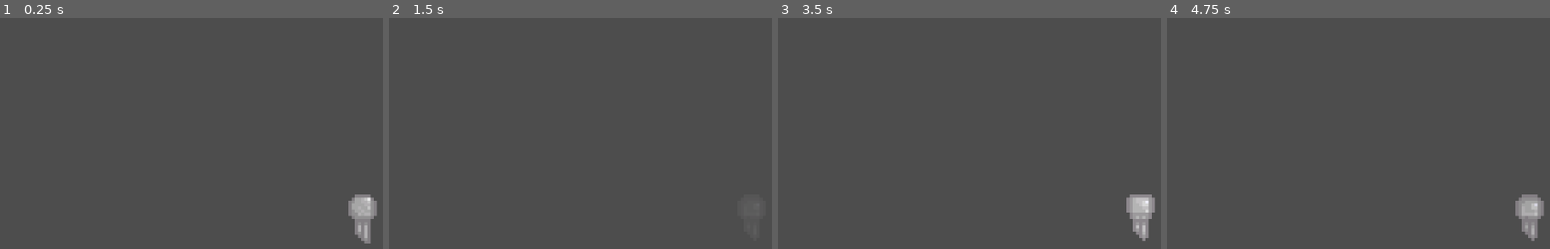
Above: before the commit, frames 1-4 (left to right).
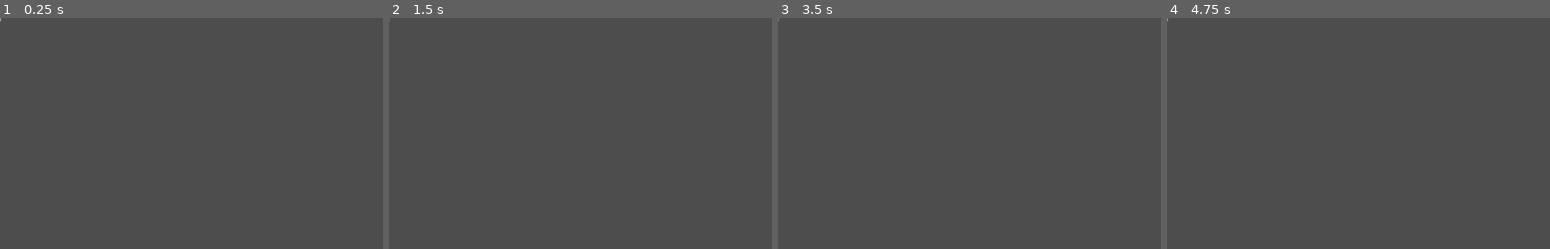
Above: after the commit, the same moments.

Repository: Maximistr/ludum
Game: Godot game, scene res://jellyfishes/title_card_jellyfish.tscn
Same seed, same stepped clock (60 frames per second), same inputs: the game is played once before the commit and once after it. This scene is started directly instead of the project's main scene.
Inputs:
- Up to frame 1 (0.25 s): no input
- Up to frame 2 (1.5 s): tap Enter at 0.5 s; tap Space at 1.25 s
- Up to frame 3 (3.5 s): tap Enter at 2 s; tap Space at 2.75 s
- Up to frame 4 (4.75 s): no input

The runs differ from the first frame. In frame 1, 1.1% of the frame differs, in the area x 0-99%, y 0-98%; in frame 2, less than 0.1%; in frame 3, 1.1%; in frame 4, 1.0%.

Commit message:
jellyfish
enemy jellyfishes all kinds

Diff:
--- a/jellyfishes/green_jelly.tscn
+++ b/jellyfishes/green_jelly.tscn
@@ -75,9 +75,9 @@
 "duration": 1.0,
 "texture": SubResource("AtlasTexture_t58ip")
 }],
-"loop": true,
+"loop": false,
 "name": &"death",
-"speed": 9.0
+"speed": 9.49
 }, {
 "frames": [{
 "duration": 1.0,
@@ -112,7 +112,6 @@
 height = 12.0
 
 [node name="GreenJelly" type="CharacterBody2D"]
-position = Vector2(236, 42)
 script = ExtResource("1_2usmx")
 metadata/_edit_vertical_guides_ = [-900.0, 277.0]
 metadata/_edit_horizontal_guides_ = [30.0]
@@ -121,7 +120,7 @@
 sprite_frames = SubResource("SpriteFrames_r1bbq")
 animation = &"idle"
 autoplay = "idle"
-frame_progress = 0.511185
+frame_progress = 0.646331
 
 [node name="body_area" type="Area2D" parent="."]
 
--- a/jellyfishes/pink_jelly.tscn
+++ b/jellyfishes/pink_jelly.tscn
@@ -77,7 +77,7 @@
 }],
 "loop": true,
 "name": &"death",
-"speed": 9.5
+"speed": 9.49
 }, {
 "frames": [{
 "duration": 1.0,
@@ -97,7 +97,7 @@
 }],
 "loop": true,
 "name": &"idle",
-"speed": 6.0
+"speed": 7.5
 }]
 
 [sub_resource type="CapsuleShape2D" id="CapsuleShape2D_8wrxv"]
@@ -108,15 +108,16 @@
 size = Vector2(9, 0)
 
 [node name="PinkJelly" type="CharacterBody2D"]
+position = Vector2(7.86781e-06, 7.62939e-06)
 scale = Vector2(3, 3)
 script = ExtResource("1_8ode3")
 
 [node name="Sprite" type="AnimatedSprite2D" parent="."]
-position = Vector2(0, 1)
+position = Vector2(0, 0.999997)
 sprite_frames = SubResource("SpriteFrames_g2475")
 animation = &"idle"
 autoplay = "idle"
-frame_progress = 0.285045
+frame_progress = 0.403989
 
 [node name="body_area" type="Area2D" parent="."]
 position = Vector2(1, 3)
--- a/jellyfishes/title_card_jellyfish.gd
+++ b/jellyfishes/title_card_jellyfish.gd
@@ -1,34 +1,22 @@
 extends CharacterBody2D
 var allow_fade_out := true
-
-
-
-func _ready() -> void:
-	$Sprite/Timer.start()
-	_fade_loop()
+var g = true
 
 
 func _process(delta: float) -> void:
-	#$Sprite.modulate.a = $Sprite/Timer.time_left
-	if allow_fade_out:
-		$Sprite.modulate.a = $Sprite/Timer.time_left / $Sprite/Timer.wait_time
-
-func fade_in():
-	$Sprite/Timer.start()
-	await $Sprite/Timer.timeout
-	while $Sprite/Timer.time_left > 0:
-		$Sprite.modulate.a = 1.0 - ($Sprite/Timer.time_left / $Sprite/Timer.wait_time)
-		await get_tree().process_frame
-	$Sprite.modulate.a = 1.0
-#func _on_Timer_timeout():
-	#$Sprite/Timer.stop()
-	#allow_fade_out = false
-	#await fade_in()
-func _fade_loop():
-	while true:
-		allow_fade_out = true
-		$Sprite/Timer.start()
-		await $Sprite/Timer.timeout
-		allow_fade_out = false
-		await fade_in()
-		await get_tree().create_timer(1.0).timeout  # wait 1 second before repeating
+	#print($Sprite.modulate.a)
+	#$Spritmodulate.a = $Sprite/Timer.time_left
+	if $Sprite.modulate.a > 0:
+		$Hit_area/hit.disabled = false
+		$sus/body.disabled = false
+	if $Sprite.modulate.a >= 1:
+		g = true
+	elif $Sprite.modulate.a <= 0:
+		$Hit_area/hit.disabled = true
+		$sus/body.disabled = true
+		await get_tree().create_timer(1).timeout
+		g = false
+	if g == true:
+		$Sprite.modulate.a -= 0.5 * delta
+	if g == false:
+		$Sprite.modulate.a += 0.5 * delta
--- a/jellyfishes/title_card_jellyfish.tscn
+++ b/jellyfishes/title_card_jellyfish.tscn
@@ -75,9 +75,9 @@
 "duration": 1.0,
 "texture": SubResource("AtlasTexture_51ryx")
 }],
-"loop": true,
+"loop": false,
 "name": &"death",
-"speed": 10.0
+"speed": 9.49
 }, {
 "frames": [{
 "duration": 1.0,
@@ -97,7 +97,7 @@
 }],
 "loop": true,
 "name": &"idle",
-"speed": 6.3
+"speed": 7.5
 }]
 
 [sub_resource type="RectangleShape2D" id="RectangleShape2D_i0e5p"]
@@ -115,16 +115,7 @@
 sprite_frames = SubResource("SpriteFrames_n85k3")
 animation = &"idle"
 autoplay = "idle"
-frame = 2
-frame_progress = 0.0514995
-
-[node name="Timer" type="Timer" parent="Sprite"]
-wait_time = 1.731
-one_shot = true
-
-[node name="Timer2" type="Timer" parent="Sprite"]
-wait_time = 17.823
-one_shot = true
+frame_progress = 0.0704002
 
 [node name="Hit_area" type="Area2D" parent="."]
 
@@ -137,9 +128,3 @@
 [node name="body" type="CollisionShape2D" parent="sus"]
 position = Vector2(0, 1)
 shape = SubResource("CapsuleShape2D_ve5p3")
-
-[node name="Camera2D" type="Camera2D" parent="."]
-zoom = Vector2(4.925, 4.925)
-
-[connection signal="timeout" from="Sprite/Timer" to="." method="_on_timer_timeout"]
-[connection signal="timeout" from="Sprite/Timer" to="." method="_on_Timer_timeout"]
